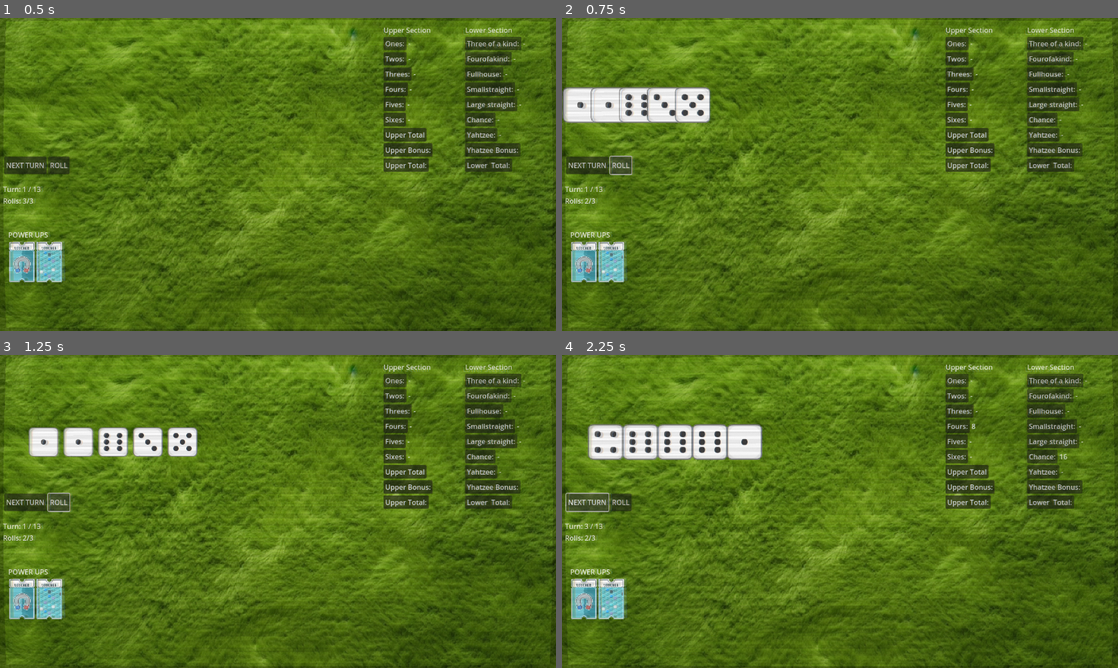
Above: before the commit, frames 1-4 (two rows, left to right).
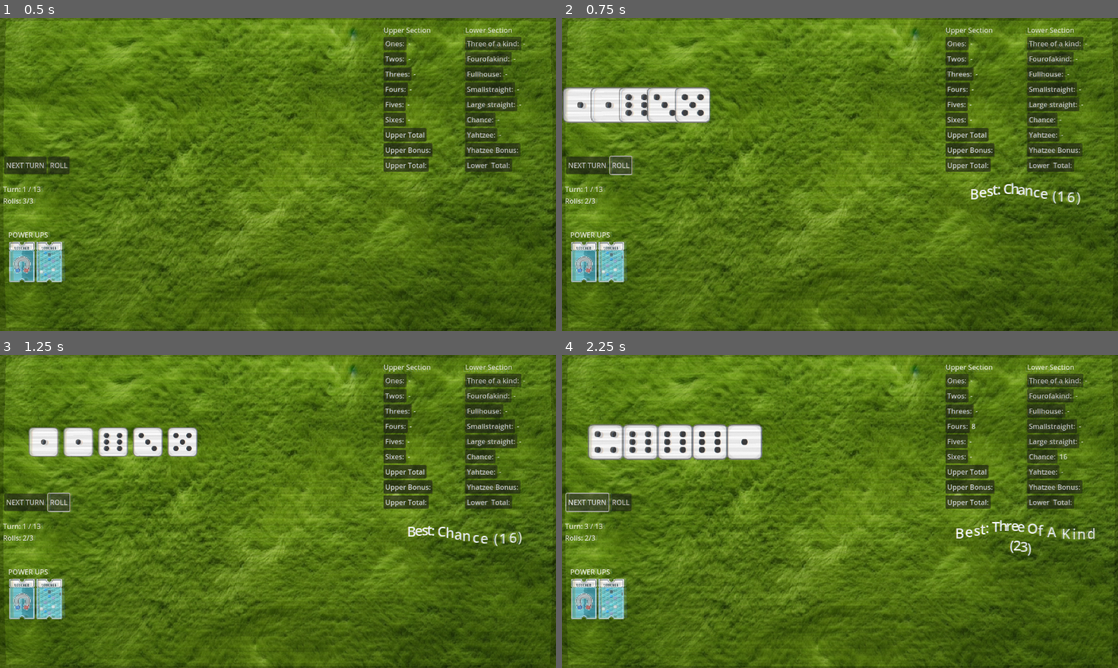
Above: after the commit, the same moments.

Repository: unclemoney/DiceRogue
Game: Godot game, scene res://Tests/PowerUpTest.tscn
Two runs of this game, one before a commit and one after it. Both use one fixed random seed, a clock stepped at 60 frames per second and the inputs below. The project has no main scene, so this scene is started directly. The engine's default icon, where the game draws it, is replaced by a stand-in: a white triangle on a blue panel in a dark square.
Inputs:
- Up to frame 1 (0.5 s): no input
- Up to frame 2 (0.75 s): click "ROLL" at 0.5 s
- Up to frame 3 (1.25 s): no input
- Up to frame 4 (2.25 s): click "NEXT TURN" at 1.25 s; click "NEXT TURN" at 2 s

Frame 1 is identical in both runs. In frame 2, 0.4% of the frame differs, in the area x 73-94%, y 52-60%; in frame 3, 0.4%; in frame 4, 0.6%, in the area x 70-96%, y 52-65%.

Commit message:
Add best hand preview to score card UI
Introduces a BestHandScore RichTextLabel to the score card UI and implements logic to preview the best available scoring category after rolling dice. The preview is updated on roll and includes a simple animation for user feedback.

Diff:
--- a/Scenes/UI/score_card_ui.tscn
+++ b/Scenes/UI/score_card_ui.tscn
@@ -213,3 +213,12 @@
 
 [node name="LowerTotalLabel" type="Label" parent="HBoxContainer/LowerVBoxContainer/LowerGridContainer/LowerTotal"]
 layout_mode = 2
+
+[node name="BestHandScore" type="RichTextLabel" parent="."]
+clip_contents = false
+layout_mode = 0
+offset_top = 374.0
+offset_right = 359.0
+offset_bottom = 506.0
+bbcode_enabled = true
+fit_content = true
--- a/Scripts/UI/game_button_ui.gd
+++ b/Scripts/UI/game_button_ui.gd
@@ -10,6 +10,7 @@
 var scorecard: Scorecard
 
 func _ready():
+	print("ScoreCardUI ready: ", score_card_ui_path)
 	dice_hand      = get_node(dice_hand_path)
 	score_card_ui  = get_node(score_card_ui_path)
 	turn_tracker   = get_node(turn_tracker_path)
@@ -32,6 +33,7 @@
 	score_card_ui.connect("hand_scored", Callable(self, "_hand_scored_disable"))
 
 
+
 func _on_roll_button_pressed() -> void:
 	if dice_hand.dice_list.is_empty():
 		dice_hand.spawn_dice()
@@ -40,6 +42,12 @@
 		dice_hand.update_dice_count()
 	dice_hand.roll_all()
 	print("▶ Roll pressed — using dice_count =", dice_hand.dice_count)
+
+	# Use the score_card_ui reference we already have
+	if score_card_ui:
+		score_card_ui.update_best_hand_preview(DiceResults.values)
+	else:
+		push_error("GameButtonUI: score_card_ui reference is null")
 
 
 func _on_dice_roll_complete() -> void:
--- a/Scripts/UI/score_card_ui.gd
+++ b/Scripts/UI/score_card_ui.gd
@@ -8,6 +8,7 @@
 var lower_section_buttons := {}
 
 signal hand_scored
+@onready var best_hand_label: RichTextLabel = $BestHandScore
 
 const LOWER_CATEGORY_NODE_NAMES := {
 	"three_of_a_kind": "Threeofakind",
@@ -20,6 +21,11 @@
 }
 
 func _ready():
+	# Add to existing _ready function
+	best_hand_label = get_node_or_null("BestHandScore")
+	if not best_hand_label:
+		push_error("BestHandScore RichTextLabel not found!")
+
 	for key in LOWER_CATEGORY_NODE_NAMES.keys():
 		var node_name = LOWER_CATEGORY_NODE_NAMES[key]
 		var button_path = "HBoxContainer/LowerVBoxContainer/LowerGridContainer/%s/%sButton" % [node_name, node_name]
@@ -126,3 +132,49 @@
 		var tween := get_tree().create_tween()
 		tween.tween_property(button, "modulate", Color.RED, 0.2).set_trans(Tween.TRANS_SINE)
 		tween.tween_property(button, "modulate", Color.WHITE, 0.2).set_delay(0.2)
+
+func update_best_hand_preview(dice_values: Array):
+	if not best_hand_label:
+		return
+
+	var best_score := -1
+	var best_section
+	var best_category := ""
+
+	# Check upper section
+	for category in scorecard.upper_scores.keys():
+		if scorecard.upper_scores[category] == null:
+			var score = ScoreEvaluatorSingleton.calculate_score_for_category(category, dice_values)
+			if score > best_score:
+				best_score = score
+				best_section = Scorecard.Section.UPPER
+				best_category = category
+
+	# Check lower section
+	for category in scorecard.lower_scores.keys():
+		if scorecard.lower_scores[category] == null:
+			var score = ScoreEvaluatorSingleton.calculate_score_for_category(category, dice_values)
+			if score > best_score:
+				best_score = score
+				best_section = Scorecard.Section.LOWER
+				best_category = category
+
+	if best_category != "":
+		var display_category = best_category.capitalize().replace("_", " ")
+		best_hand_label.add_theme_font_size_override("normal_font_size", 32)
+		best_hand_label.text = "[center][tornado freq=1.9 sat=0.8 val=1.9]Best: %s (%d)[/tornado][/center]" % [display_category, best_score]
+		animate_best_hand_label()
+	else:
+		best_hand_label.text = "[center][tornado freq=0.2 sat=0.8 val=0.9]No available moves[/tornado][/center]"
+
+func animate_best_hand_label():
+	var tween = create_tween()
+
+	# Save original position
+	var original_position = best_hand_label.position
+
+	# Wave animation
+	tween.tween_property(best_hand_label, "position:y",
+		original_position.y - 10, 0.2).set_trans(Tween.TRANS_SINE)
+	tween.tween_property(best_hand_label, "position:y",
+		original_position.y, 0.2).set_trans(Tween.TRANS_SINE)
